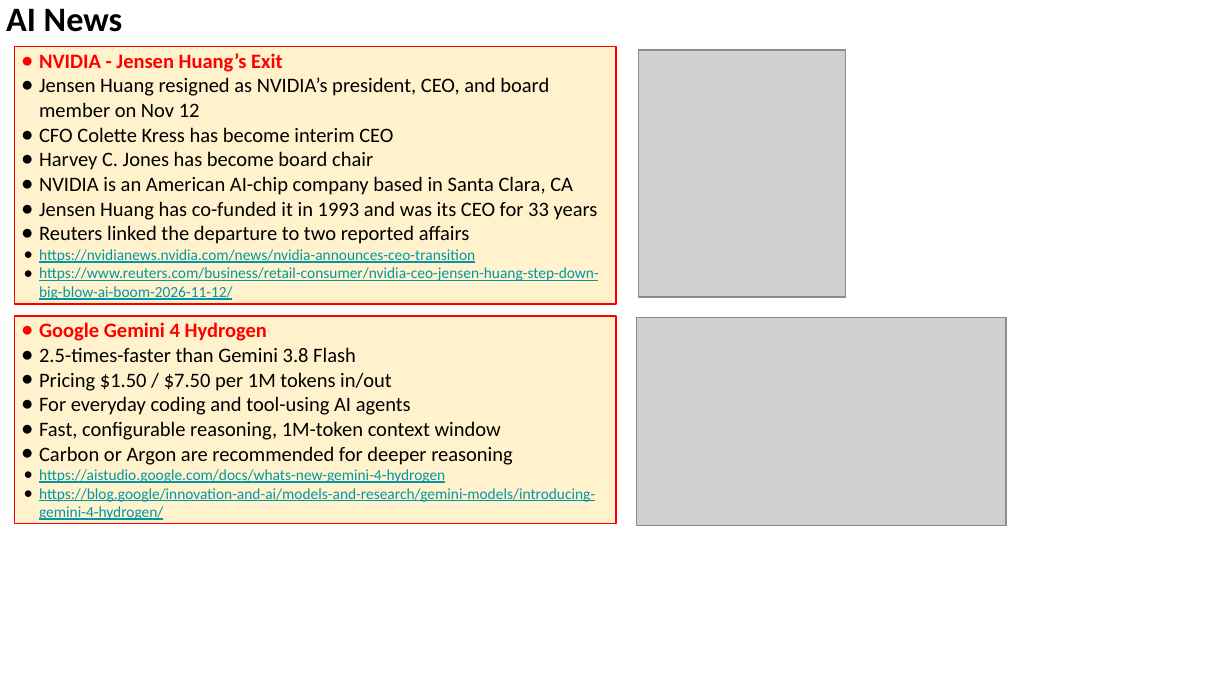
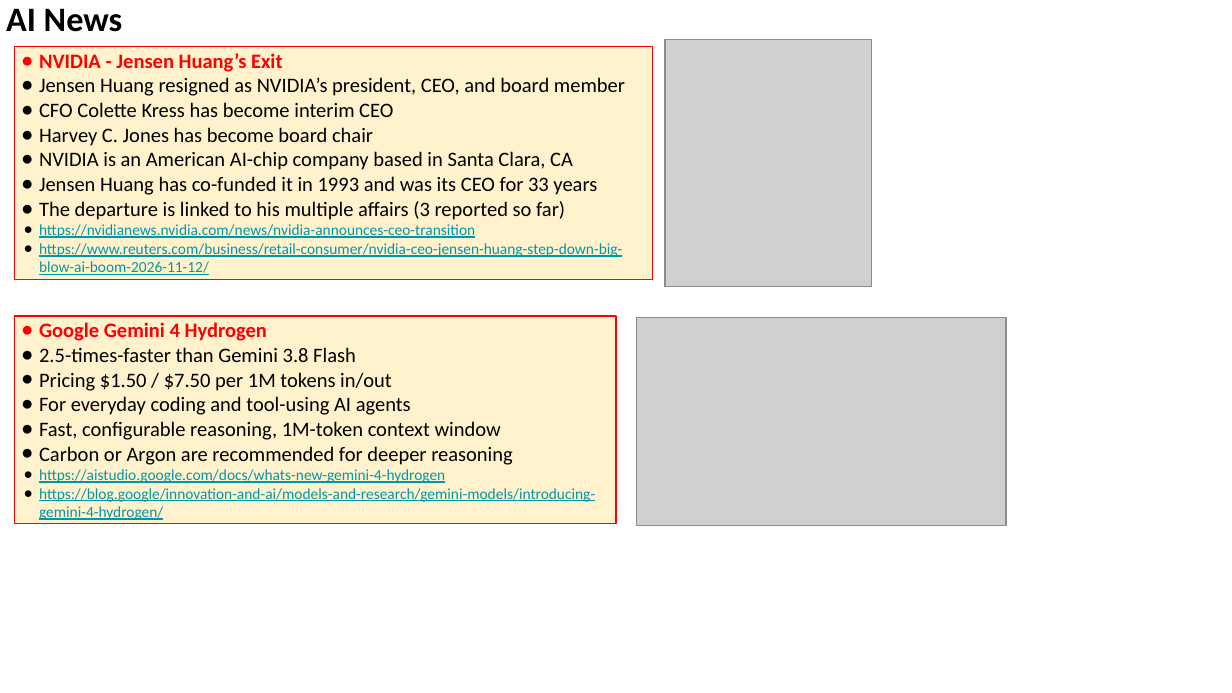
Before and after one commit to lselector/seminar, a slide deck: slide 4 of 2026/2026-11-13-AI-News.pptx. Drawn at 1232x693 pixels with LibreOffice and Linux fonts; fonts in the diff are those of the drawing; grey boxes stand for pictures. Boxes give left, top, right and bottom in pixels: in the first picture for what was removed or moved away, otherwise in the second. Text is boxed around its words. In the diff, an @@ line names an element or a change of style, - is before the commit and + after.

Commit message:
update

```diff
--- a/2026/2026-11-13-AI-News.pptx
+++ b/2026/2026-11-13-AI-News.pptx
@@ rectangle "NVIDIA - Jensen Huang’s Exit": place and size @@
-rectangle "NVIDIA - Jensen Huang’s Exit" at [15,47,616,304]
+rectangle "NVIDIA - Jensen Huang’s Exit" at [15,47,653,280]
@@ picture: place and size @@
-picture at [638,51,845,297]
+picture at [665,39,872,286]
@@ text in rectangle at [39,77,625,96]: text changed @@
-● Jensen Huang resigned as NVIDIA’s president, CEO, and board member on Nov 12
+● Jensen Huang resigned as NVIDIA’s president, CEO, and board member
@@ text in rectangle at [39,201,565,220]: text changed @@
-● Reuters linked the departure to two reported affairs
+● The departure is linked to his multiple affairs (3 reported so far)
```
Also in this commit, not shown: 4 other slides changed, 1 slide added.
